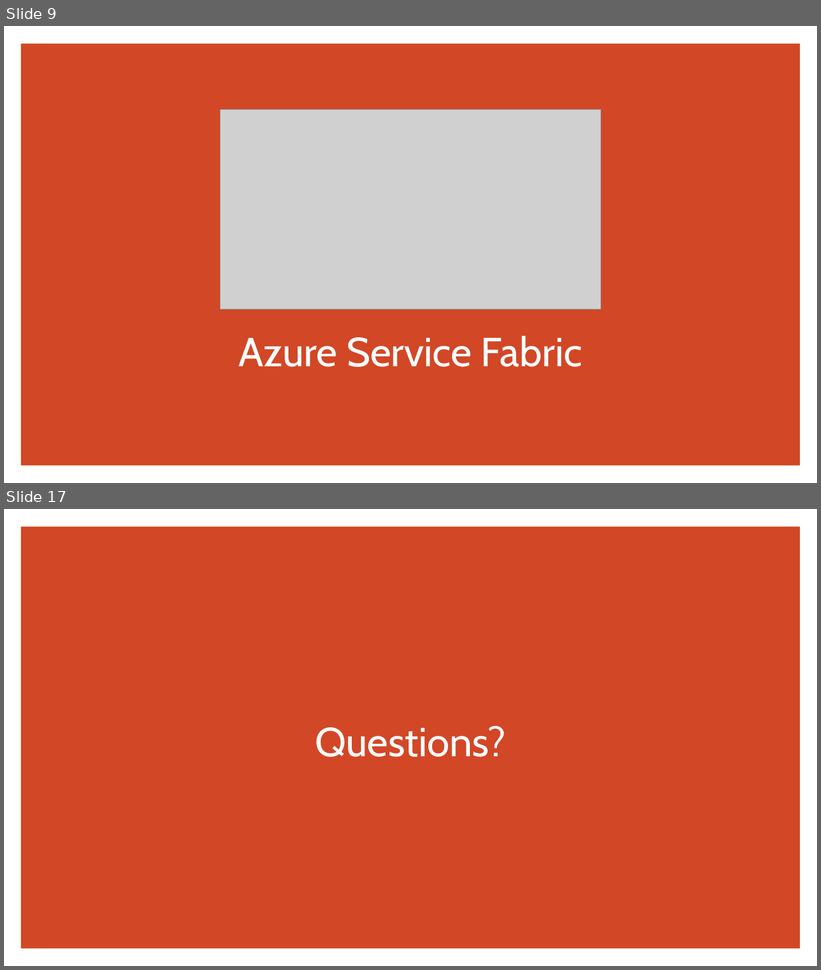
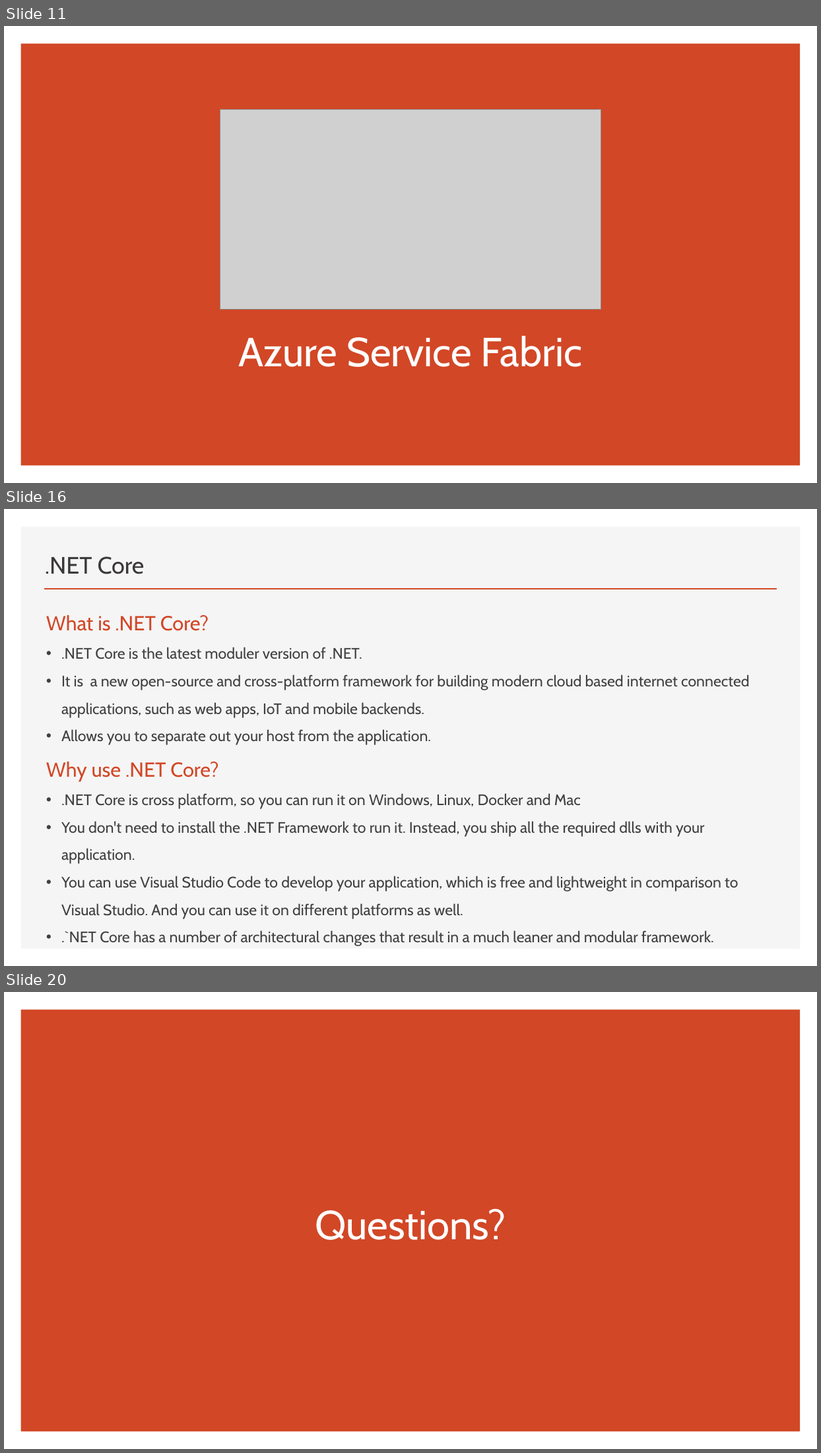
Before and after one commit to brianperera/EasyMaintain, a slide deck: Documents/MicroServices.pptx. Shown one above the other, each under a label of ours: slides 9 and 17 before the commit, slides 11, 16 and 20 after it; the slides between them are not shown. The pictures are 821x970 and 821x1453 pixels, drawn with LibreOffice and Linux fonts; fonts in the diff are those of the drawing; grey boxes stand for pictures. Boxes give left, top, right and bottom in pixels: in the first picture for what was removed or moved away, otherwise in the second. Text is boxed around its words. In the diff, an @@ line names an element or a change of style, - is before the commit and + after.

```diff
--- a/Documents/MicroServices.pptx
+++ b/Documents/MicroServices.pptx
@@ slide 16 added at (4, 509, 817, 966), background #FFFFFF @@
@@ rectangle added at (21, 527, 801, 949), fill #F5F5F5 @@
@@ title added at (45, 557, 145, 574), 28 pt, text #3B3838 @@
+.NET Core
@@ line added from (44, 589) to (777, 589), #D24726 2 pt @@
@@ text added at (46, 615, 750, 947), 18 pt, text #404040 @@
+What is .NET Core?
+• .NET Core is the latest moduler version of .NET.
+• It is a new open-source and cross-platform framework for building modern cloud based internet connected applications, such as web apps, IoT and mobile backends.
+• Allows you to separate out your host from the application.
+Why use .NET Core?
+• .NET Core is cross platform, so you can run it on Windows, Linux, Docker and Mac
+• You don't need to install the .NET Framework to run it. Instead, you ship all the required dlls with your application.
+• You can use Visual Studio Code to develop your application, which is free and lightweight in comparison to Visual Studio. And you can use it on different platforms as well.
+• .`NET Core has a number of architectural changes that result in a much leaner and modular framework.
@@ what was slide 9 is now slide 11 @@
@@ what was slide 17 is now slide 20 @@
```
Also in this commit, not shown: 5 slides changed, 9 other slides added, 7 slides removed.
